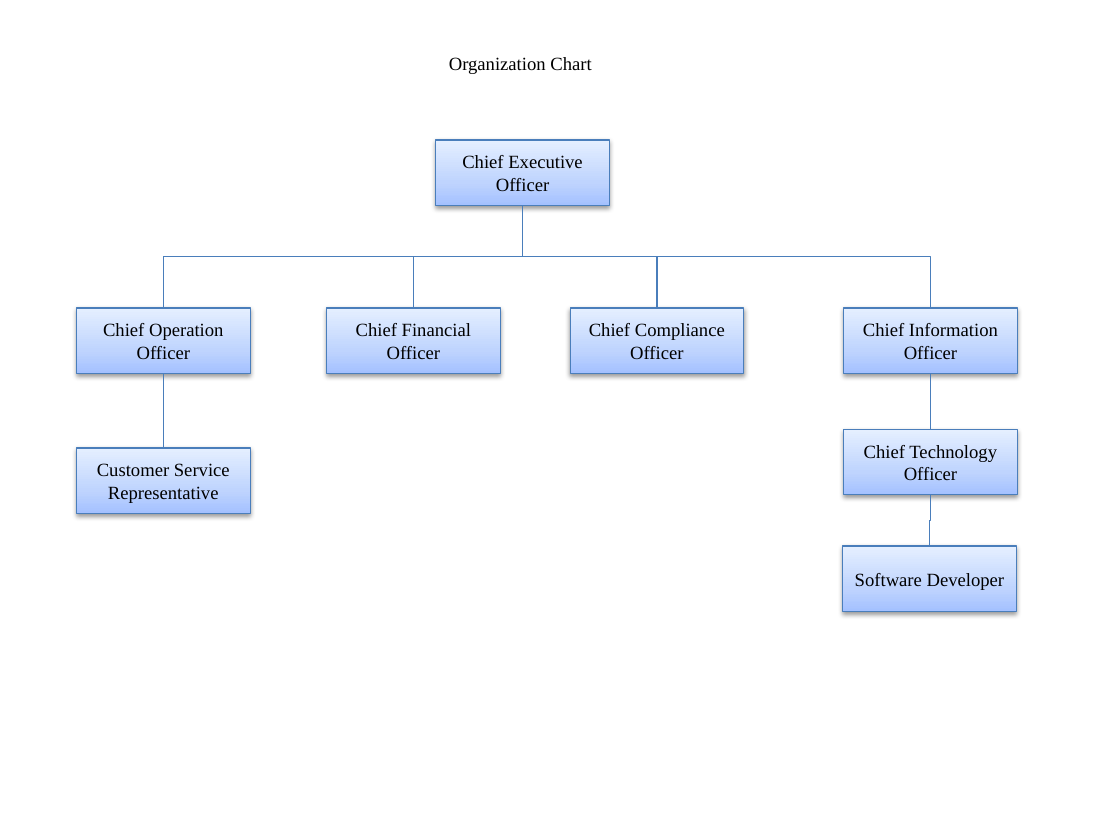
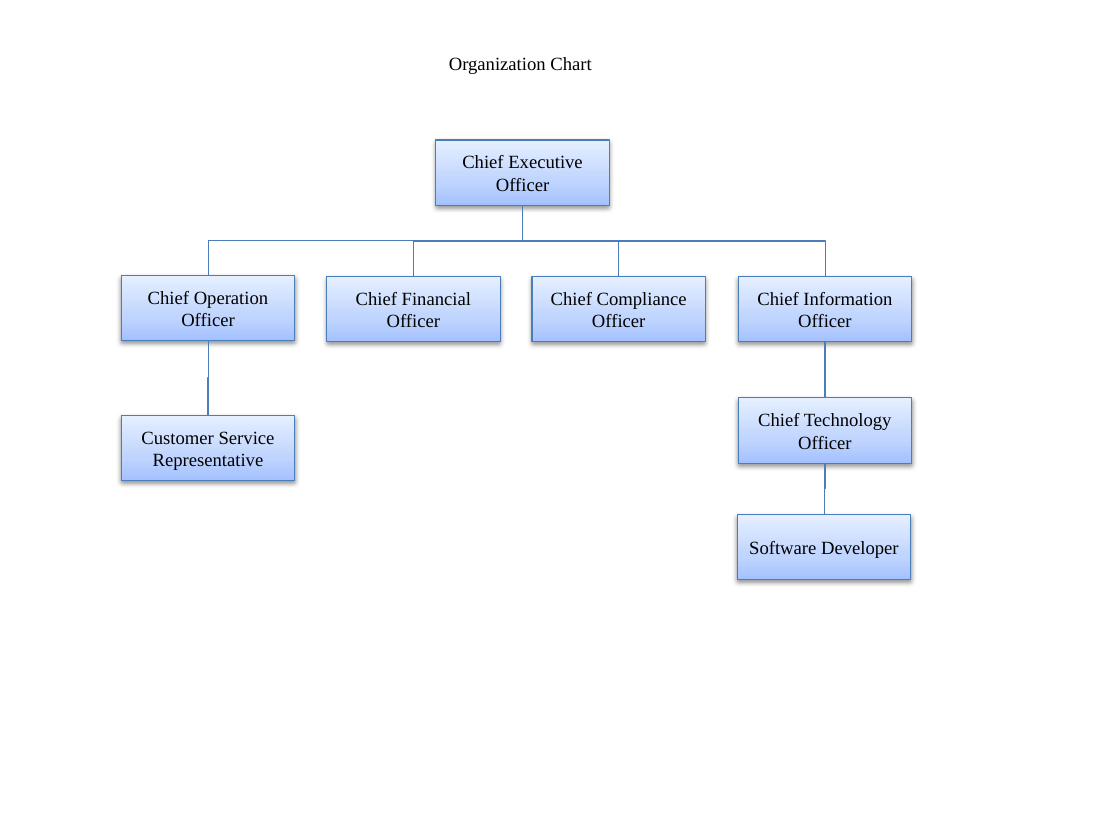
Before and after one commit to JamesLeB/Business, a slide deck: slide 1 of TODO/1-Saturday/Org_Chart.pptx. Drawn at 1120x840 pixels with LibreOffice and Linux fonts; fonts in the diff are those of the drawing. Boxes give left, top, right and bottom in pixels: in the first picture for what was removed or moved away, otherwise in the second. Text is boxed around its words. In the diff, an @@ line names an element or a change of style, - is before the commit and + after.

```diff
--- a/TODO/1-Saturday/Org_Chart.pptx
+++ b/TODO/1-Saturday/Org_Chart.pptx
@@ elbow line moved from (523, 205) - (164, 308) to (523, 205) - (208, 276) @@
@@ elbow line moved from (523, 205) - (413, 308) to (523, 205) - (413, 277) @@
@@ elbow line moved from (523, 205) - (657, 308) to (523, 205) - (618, 277) @@
@@ elbow line moved from (523, 205) - (931, 308) to (523, 205) - (825, 277) @@
@@ rectangle "Chief Operation Officer": place and size @@
-rectangle "Chief Operation Officer" at [76,308,250,373]
+rectangle "Chief Operation Officer" at [121,276,295,340]
@@ rectangle "Chief Financial Officer": place and size @@
-rectangle "Chief Financial Officer" at [327,308,501,373]
+rectangle "Chief Financial Officer" at [327,277,501,342]
@@ rectangle "Chief Compliance Officer": place and size @@
-rectangle "Chief Compliance Officer" at [570,308,744,373]
+rectangle "Chief Compliance Officer" at [532,277,706,342]
@@ elbow line moved from (164, 373) - (164, 448) to (208, 340) - (208, 416) @@
@@ rectangle "Customer Service Representative": place and size @@
-rectangle "Customer Service Representative" at [76,448,250,513]
+rectangle "Customer Service Representative" at [121,416,295,480]
@@ 3 rectangles, 2 elbow lines: place and size @@
-3 rectangles, 2 elbow lines at [843,308,1017,610]
+3 rectangles, 2 elbow lines at [737,277,912,579]
```
Also in this commit, not shown: 15 other files.
